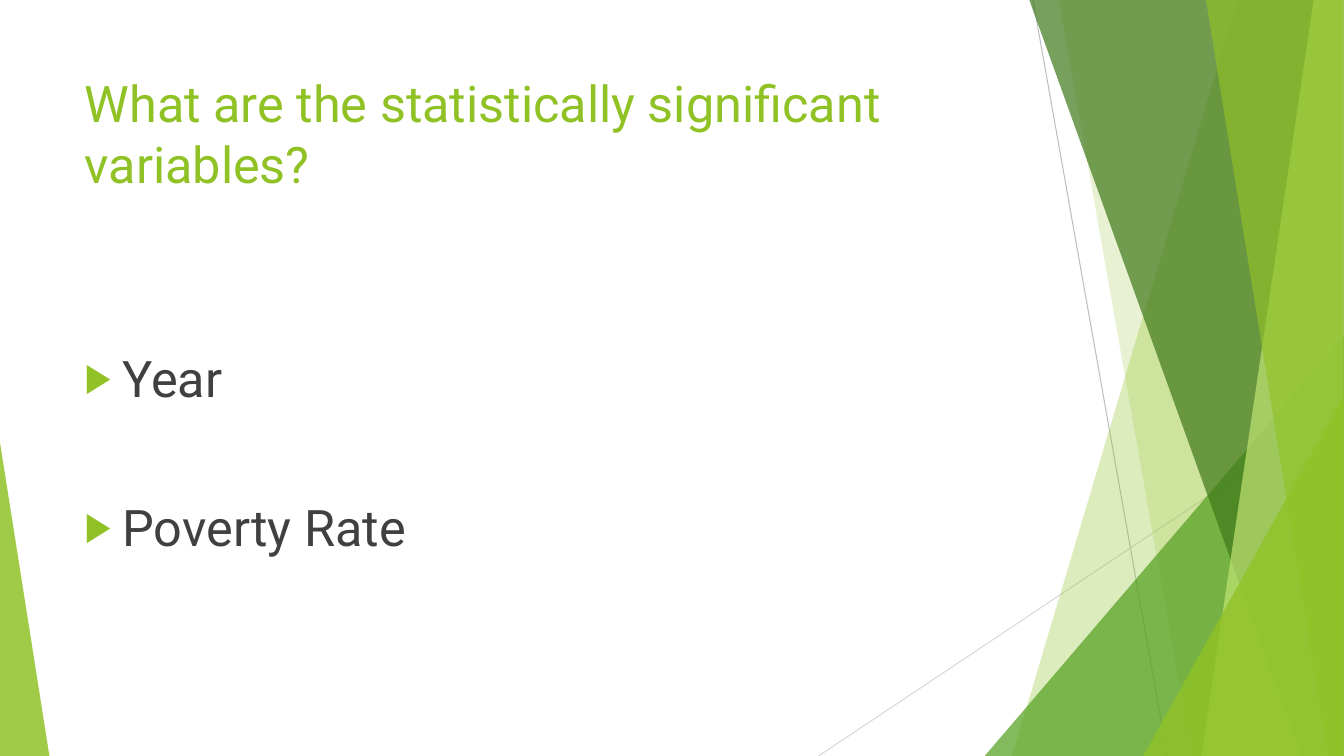
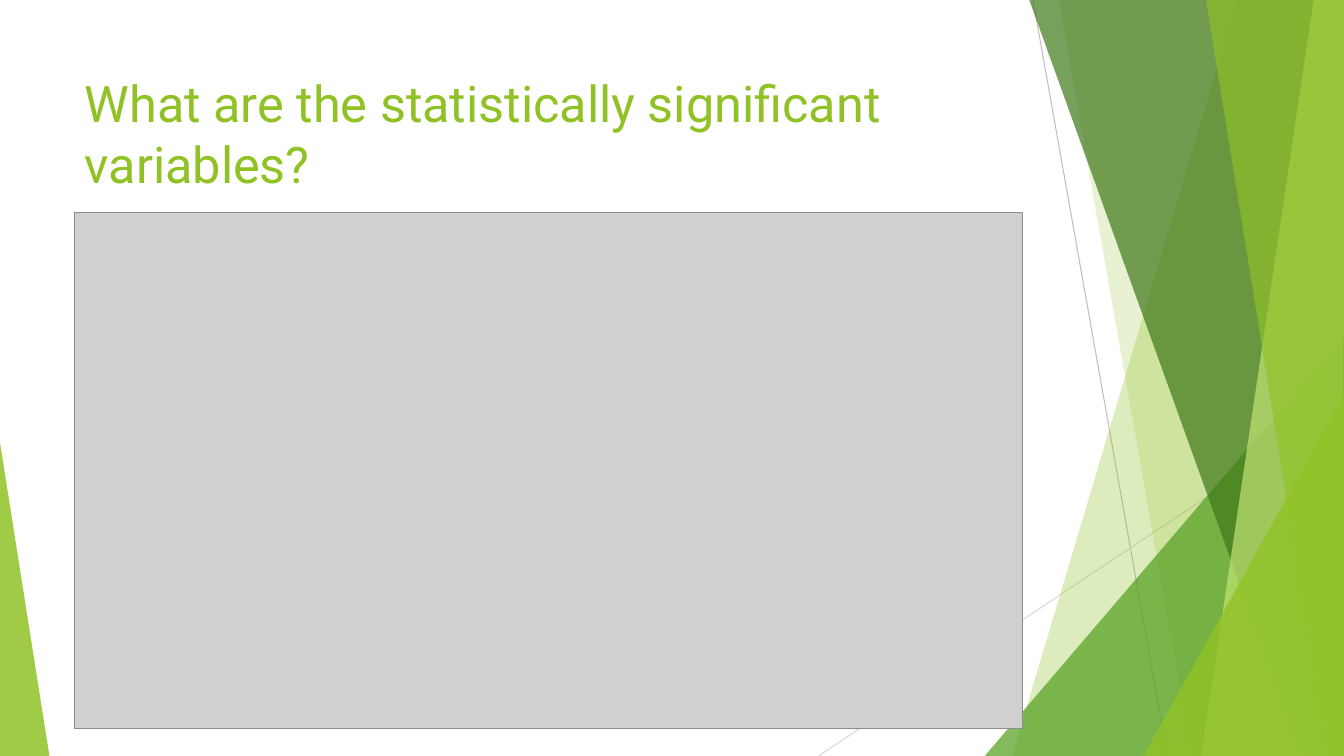
Before and after one commit to littlesiagoy/Springboard-Capstone-1, a slide deck: slide 9 of Capstone 1 Slidedeck.pptx (slide 11 before the commit). Drawn at 1344x756 pixels with LibreOffice and Linux fonts; fonts in the diff are those of the drawing; grey boxes stand for pictures. Boxes give left, top, right and bottom in pixels: in the first picture for what was removed or moved away, otherwise in the second. Text is boxed around its words. In the diff, an @@ line names an element or a change of style, - is before the commit and + after.

```diff
--- a/Capstone 1 Slidedeck.pptx
+++ b/Capstone 1 Slidedeck.pptx
@@ picture added at (75, 213, 1022, 729) @@
@@ text removed at (123, 361, 406, 557) @@
-▶ Year
-▶ Poverty Rate
```
Also in this commit, not shown: 11 other slides changed, 5 slides added, 4 slides removed, 18 other files.
